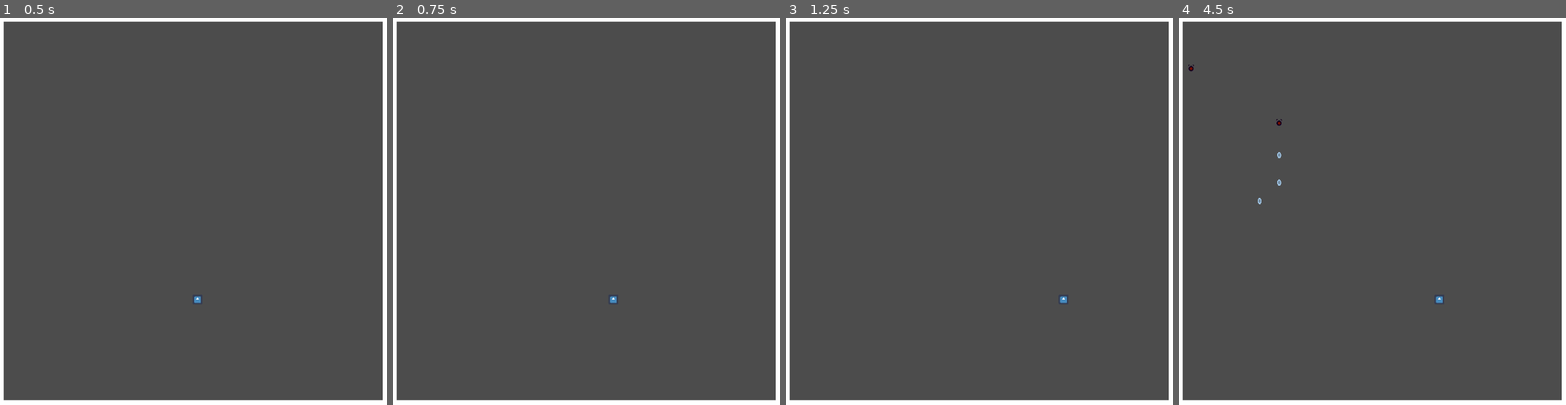
Above: before the commit, frames 1-4 (left to right).
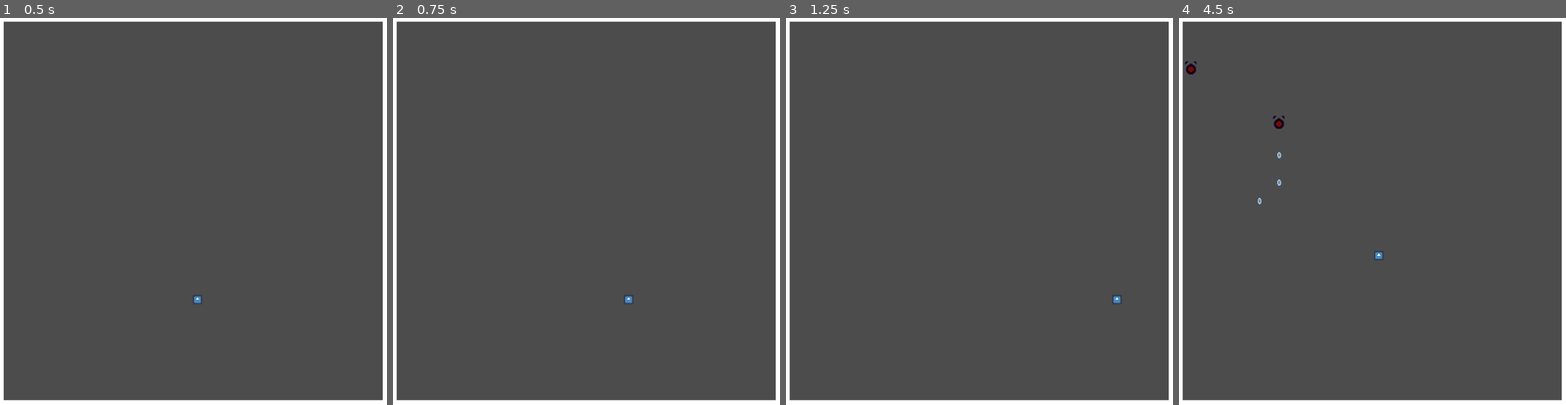
Above: after the commit, the same moments.

Repository: GraulierBrice/Happy-Birthday
Game: Godot game, scene res://Scenes/MainTests.tscn
Same seed, same stepped clock (60 frames per second), same inputs: the game is played once before the commit and once after it. The project has no main scene, so this scene is started directly. The engine's default icon, where the game draws it, is replaced by a stand-in: a white triangle on a blue panel in a dark square.
Inputs:
- Up to frame 1 (0.5 s): no input
- Up to frame 2 (0.75 s): tap Enter at 0.5 s; hold Right (ui_right) from 0.53 s (still down); tap W (shoot, bound only after the commit) at 0.6 s
- Up to frame 3 (1.25 s): keep holding Right (ui_right)
- Up to frame 4 (4.5 s): release Right (ui_right) at 1.28 s; hold Down (ui_down) 1.28-2.03 s; tap W (shoot, bound only after the commit) every 0.75 s from 1.35 to 4.35 s; hold Right (ui_right) 2.03-2.78 s; hold Up (ui_up) 2.78-3.53 s; hold Left (ui_left) from 3.53 s (still down)

Frame 1 is identical in both runs. In frame 2, less than 0.1% of the frame differs, in the area x 55-62%, y 71-74%; in frame 3, less than 0.1%; in frame 4, 0.2%, in the area x 1-69%, y 11-74%.

Commit message:
#4 #3 #5  Hitboxes and collisions for bullets
- Enemies have health and disappear when it reaches 0
- Collisions Layers : 1 - Enemy | 2 - Player
- Collision masks for bullets (player and enemy)
- player can shoot with w
- Bullets disappear on collision and exiting screen

Diff:
--- a/HappyBirthday/Scenes/Bullets/Bullet.gd
+++ b/HappyBirthday/Scenes/Bullets/Bullet.gd
@@ -19,3 +19,13 @@
 func _process(delta):
 	position += direction*speed
 	pass
+
+
+func _on_VisibilityNotifier2D_screen_exited():
+	queue_free()
+	pass # Replace with function body.
+
+
+func _on_Area2D_area_entered(area):
+	queue_free()
+	pass # Replace with function body.
--- a/HappyBirthday/Scenes/Bullets/Bullet.tscn
+++ b/HappyBirthday/Scenes/Bullets/Bullet.tscn
@@ -12,10 +12,14 @@
 direction = Vector2( 1, 1 )
 
 [node name="Area2D" type="Area2D" parent="."]
-collision_layer = 2
+collision_layer = 0
 
 [node name="CollisionShape2D" type="CollisionShape2D" parent="Area2D"]
 shape = SubResource( 1 )
 
 [node name="Sprite" type="Sprite" parent="Area2D/CollisionShape2D"]
 texture = ExtResource( 1 )
+
+[node name="VisibilityNotifier2D" type="VisibilityNotifier2D" parent="."]
+[connection signal="area_entered" from="Area2D" to="." method="_on_Area2D_area_entered"]
+[connection signal="screen_exited" from="VisibilityNotifier2D" to="." method="_on_VisibilityNotifier2D_screen_exited"]
--- a/HappyBirthday/Scenes/Bullets/BulletSpawner.gd
+++ b/HappyBirthday/Scenes/Bullets/BulletSpawner.gd
@@ -23,6 +23,7 @@
 	new_bullet.direction = direction
 	new_bullet.scale = self.scale
 	new_bullet.position = global_position
+	new_bullet.get_child(0).collision_mask = 2
 	get_viewport().add_child(new_bullet)
 	pass # Replace with function body.
 
--- a/HappyBirthday/Scenes/Enemies/Enemy.gd
+++ b/HappyBirthday/Scenes/Enemies/Enemy.gd
@@ -4,6 +4,7 @@
 export(int) var speed = 100
 export(float) var stop = 1
 export(float) var stop_time = 0
+export(int) var health = 5
 
 var moving = false
 var has_stopped = false
@@ -11,7 +12,6 @@
 
 func _ready():
 	$Mover.start(delay)
-
 	pass
 
 func _process(delta):
@@ -29,6 +29,10 @@
 
 
 func _on_Area2D_area_entered(area):
+	print("hello")
+	health -= 1
+	if health <= 0:
+		queue_free()
 	pass # Replace with function body.
 
 
--- a/HappyBirthday/Scenes/Enemies/Enemy.tscn
+++ b/HappyBirthday/Scenes/Enemies/Enemy.tscn
@@ -20,6 +20,7 @@
 script = ExtResource( 2 )
 
 [node name="Area2D" type="Area2D" parent="."]
+collision_mask = 0
 
 [node name="CollisionShape2D" type="CollisionShape2D" parent="Area2D"]
 shape = SubResource( 1 )
--- a/HappyBirthday/Scenes/MainTests.tscn
+++ b/HappyBirthday/Scenes/MainTests.tscn
@@ -38,6 +38,7 @@
 
 [node name="Enemy" parent="TextureRect/Game View/Viewport/PathSpawner" instance=ExtResource( 4 )]
 position = Vector2( -51.8576, 49.0179 )
+scale = Vector2( 2, 2 )
 speed = 200
 stop = 0.3
 stop_time = 2.0
--- a/HappyBirthday/Scenes/Player.gd
+++ b/HappyBirthday/Scenes/Player.gd
@@ -1,17 +1,21 @@
 extends Node2D
 
-export (float) var speed = 300
+var bullet = preload("res://Scenes/Bullets/Bullet.tscn")
 
-
-# Declare member variables here. Examples:
-# var a = 2
-# var b = "text"
+export (float) var speed = 500
 
 
 # Called when the node enters the scene tree for the first time.
 func _ready():
 	print(get_viewport().size)
 	pass # Replace with function body.
+
+
+func _process(delta):
+	if Input.is_action_just_pressed("shoot"):
+		$Timer.start(0.1)
+	if Input.is_action_just_released("shoot"):
+		$Timer.stop()
 
 func _physics_process(delta):
 	if Input.is_action_pressed("ui_right"):
@@ -30,6 +34,18 @@
 	position.y = clamp(position.y,5,get_viewport().size.y-5)
 
 
-# Called every frame. 'delta' is the elapsed time since the previous frame.
-#func _process(delta):
-#	pass
+
+
+func _on_Timer_timeout():
+	var new_bullet = bullet.instance()
+	new_bullet.speed = 25
+	new_bullet.modulate = Color(0.8,0.8,0.8,0.8)
+	new_bullet.scale = Vector2(0.3,0.5)
+	new_bullet.direction = Vector2(0,-1)
+	new_bullet.get_child(0).collision_mask = 1
+	var bullet_2 = new_bullet.duplicate()
+	new_bullet.position = global_position - Vector2(-10,0)
+	bullet_2.position = global_position - Vector2(10, 0)
+	get_viewport().add_child(new_bullet)
+	get_viewport().add_child(bullet_2)
+	pass # Replace with function body.
--- a/HappyBirthday/Scenes/Player.tscn
+++ b/HappyBirthday/Scenes/Player.tscn
@@ -16,3 +16,6 @@
 
 [node name="AnimatedSprite" type="AnimatedSprite" parent="."]
 frames = SubResource( 1 )
+
+[node name="Timer" type="Timer" parent="."]
+[connection signal="timeout" from="Timer" to="." method="_on_Timer_timeout"]
--- a/HappyBirthday/project.godot
+++ b/HappyBirthday/project.godot
@@ -23,6 +23,14 @@
 window/size/width=1504
 window/size/height=1024
 
+[input]
+
+shoot={
+"deadzone": 0.5,
+"events": [ Object(InputEventKey,"resource_local_to_scene":false,"resource_name":"","device":0,"alt":false,"shift":false,"control":false,"meta":false,"command":false,"pressed":false,"scancode":87,"unicode":0,"echo":false,"script":null)
+ ]
+}
+
 [rendering]
 
 environment/default_environment="res://default_env.tres"
